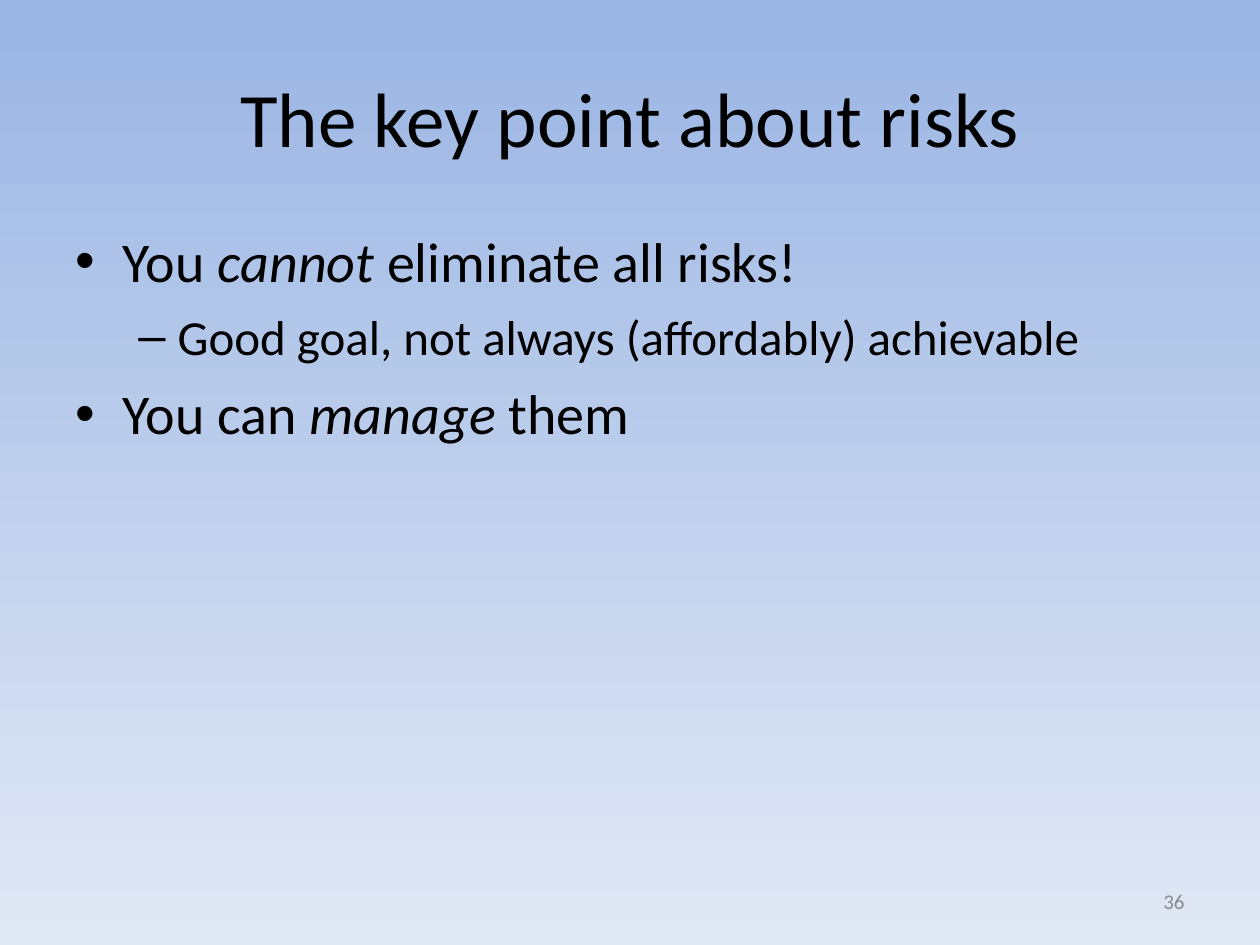
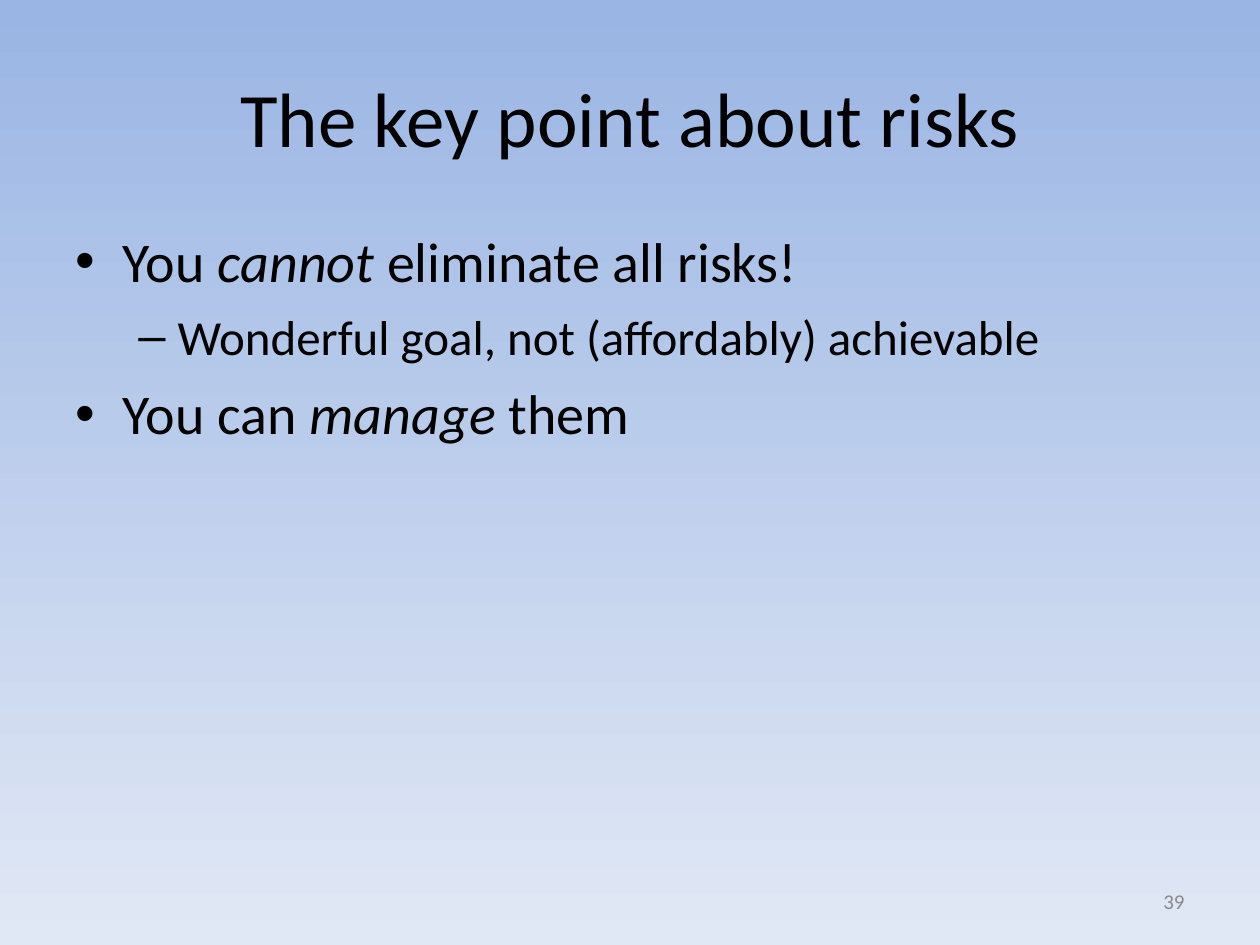
Before and after one commit to david-a-wheeler/david-a-wheeler.github.io, a slide deck: slide 39 of secure-class/presentations/Secure-Software-1-Introduction.ppt (slide 36 before the commit). Drawn at 1260x945 pixels with LibreOffice and Linux fonts; fonts in the diff are those of the drawing. Boxes give left, top, right and bottom in pixels: in the first picture for what was removed or moved away, otherwise in the second. Text is boxed around its words. In the diff, an @@ line names an element or a change of style, - is before the commit and + after.

```diff
--- a/secure-class/presentations/Secure-Software-1-Introduction.ppt
+++ b/secure-class/presentations/Secure-Software-1-Introduction.ppt
@@ text at [178, 319, 1039, 364]: text changed @@
-  – Good goal, not always (affordably) achievable
+  – Wonderful goal, not (affordably) achievable
@@ page number at [1163, 895, 1184, 909]: text changed @@
-36
+39
```
Also in this commit, not shown: 9 other slides changed, 3 slides added, 1 other file.
